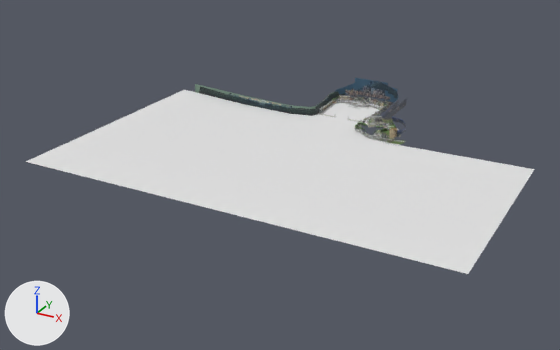
A saved change to the Blender file data/levels/monaco/blender files/monaco_overhaul7 (gonza).blend.
The view is the same before and after, from a 50 mm lens placed at (77189.0, -187490.0, 71614.0), pointed at (-9196.0, -30426.0, -6919.0). The axes (+X, +Y, +Z) are drawn at lower left. The lights are the same throughout. The older version comes first.

The first picture shows 'distant buildings', 'distant stuff center', 'map', 'trees large', 'water' and 2 more.
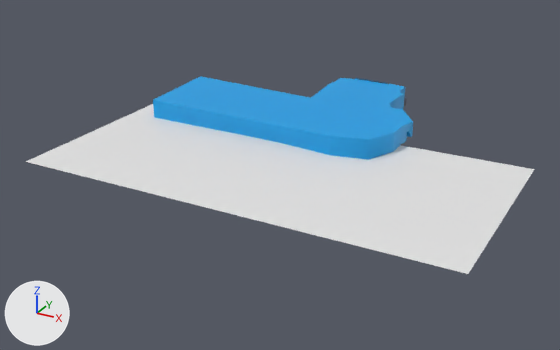
Changed parts and their boxes [x1, y1, x2, y2] in the pictures (560 x 350 px):
'sky', shown (blue)
    after: [153, 76, 413, 160]
part 1 of me_f1_world_grand_prix__n64_scene__015, built on (blue)
    after: [153, 76, 392, 155]
'map', unchanged, covered by the edit
    before: [317, 95, 405, 146]
'trees large', unchanged, covered by the edit
    before: [195, 84, 345, 116]

The change in detail:
me_f1_world_grand_prix__n64_scene__015 is used by ob_sky; location (0.0, 0.0, 0.0); rotation (-1.571, 0.0, 0.0), in degrees (-90, 0, 0); scale (30.5, 30.5, 30.5).
me_f1_world_grand_prix__n64_scene__015 had 329 vertices, 291 faces, 1 loose edge and spanned x -498.0..572.0, y -170.0..24.0, z -917.0..647.0.
me_f1_world_grand_prix__n64_scene__015 now has 333 vertices, 297 faces, 1 loose edge and spans x -1719.0..572.0, y -170.0..24.0, z -917.0..647.0.
Part 1, on me_f1_world_grand_prix__n64_scene__015:
2 vertices are removed from x -463.0..-421.0, y -168.0, z -862.0..-222.0.
9 faces are deleted.
6 vertices are added at (-463.0, -168.0, -129.0), (-1677.0, -168.0, -862.0), (-1719.0, -168.0, -46.0), (-463.0, 24.0, -129.0), (-1677.0, 24.0, -862.0), (-1719.0, 24.0, -46.0).
15 new faces join them.
Object 'sky' (ob_sky) is now shown.
